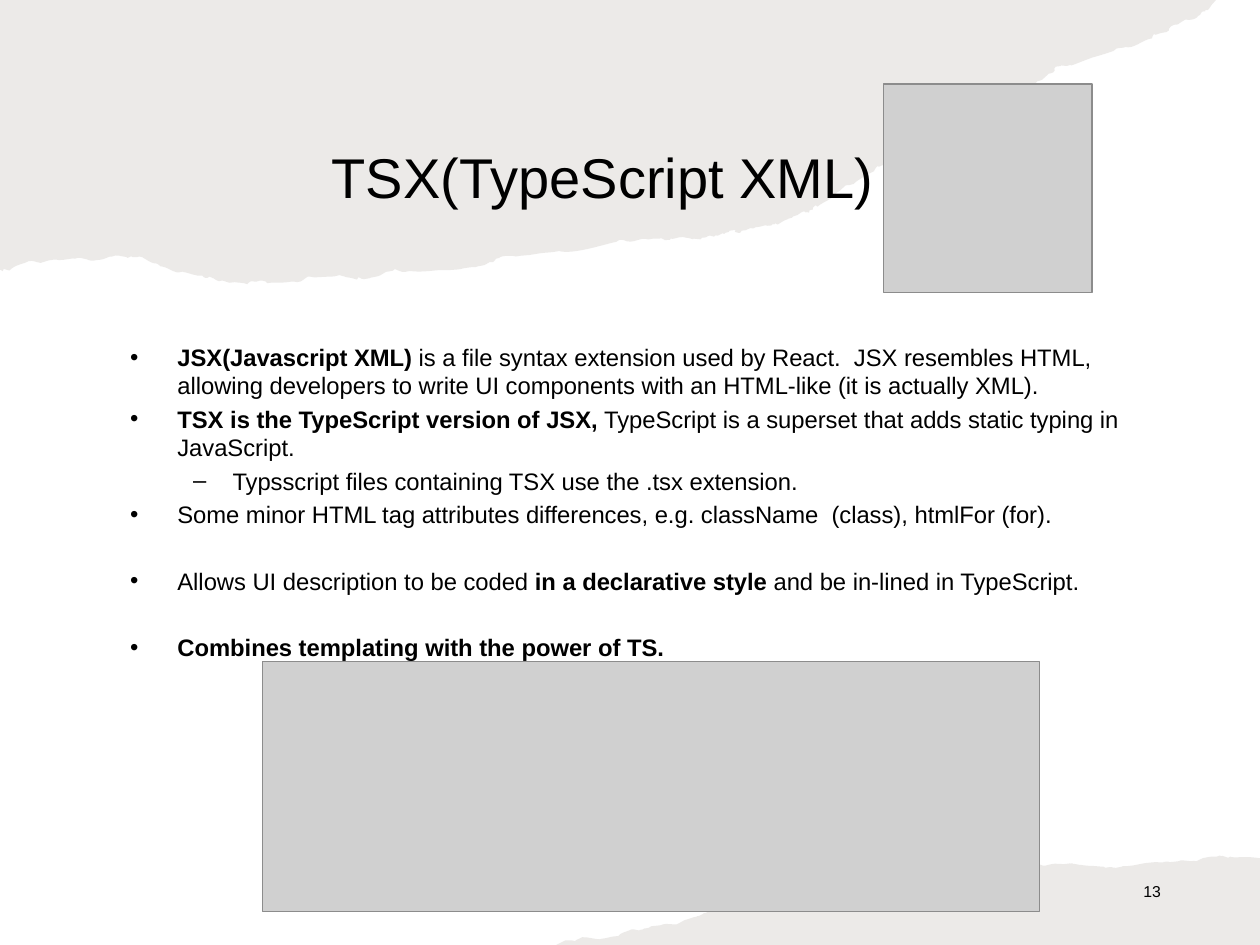
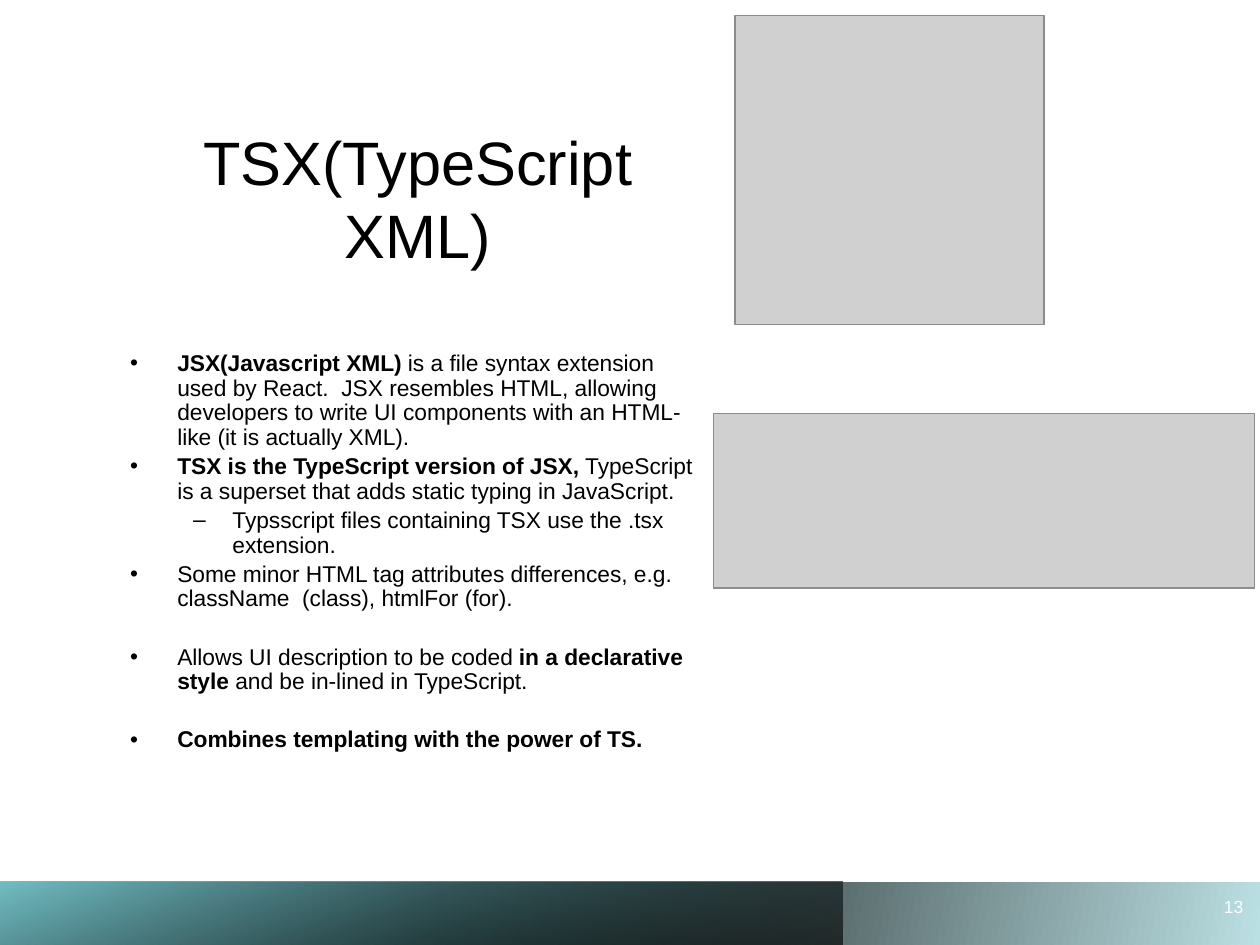
Before and after one commit to wit-hdip-comp-sci-2024/full-stack-2, a slide deck: slide 13 of topic-2/talk-1/ReactJS_01.pptx. Drawn at 1260x945 pixels with LibreOffice and Linux fonts; fonts in the diff are those of the drawing; grey boxes stand for pictures. Boxes give left, top, right and bottom in pixels: in the first picture for what was removed or moved away, otherwise in the second. Text is boxed around its words. In the diff, an @@ line names an element or a change of style, - is before the commit and + after.

```diff
--- a/topic-2/talk-1/ReactJS_01.pptx
+++ b/topic-2/talk-1/ReactJS_01.pptx
@@ freeform shape removed at <box>0,0,1216,284</box> @@
@@ picture: place and size @@
-picture at <box>883,84,1092,294</box>
+picture at <box>735,15,1043,324</box>
@@ title "TSX(TypeScript XML)": place and size @@
-title "TSX(TypeScript XML)" at <box>332,157,873,208</box>
+title "TSX(TypeScript XML)" at <box>203,140,632,270</box>
@@ title "TSX(TypeScript XML)" at <box>203,140,632,270</box>: size 32 to 35 pt; vertical alignment middle to bottom @@
@@ text "JSX(Javascript XML) is a file ..." at <box>177,354,692,752</box>: size 13.6 to 13 pt; line spacing 1 to 0.9 @@
@@ picture: place and size @@
-picture at <box>262,662,1040,911</box>
+picture at <box>713,413,1255,588</box>
@@ freeform shape removed at <box>556,856,1260,945</box> @@
@@ rectangle added at <box>0,882,1260,945</box>, fill gradient #BBE0E3 to #000000 @@
@@ rectangle added at <box>0,882,843,945</box>, fill gradient #000000 to #72BFC5 @@
@@ page number: place and size @@
-page number at <box>1143,886,1161,897</box>
+page number at <box>1224,901,1243,913</box>
@@ page number at <box>1224,901,1243,913</box>: size 9 to 10 pt, text colour #000000 to #FFFFFF @@
```
Also in this commit, not shown: 1 other slide changed.
